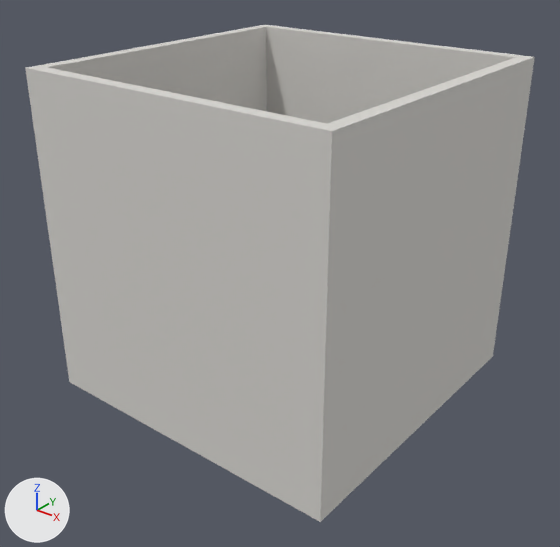
The glTF model Assets/Export/grande_salle.glb, before and after one commit.
Before and after are seen from a camera (50 mm lens) standing at (337.0, -430.0, 353.0) and looking at (5.0, -15.0, 95.0). The lights are fixed; the arrows at lower left show +X, +Y and +Z. The older version comes first. Vertices at exactly the same position are counted once.

In view in the first picture: 'Grande_salle'.
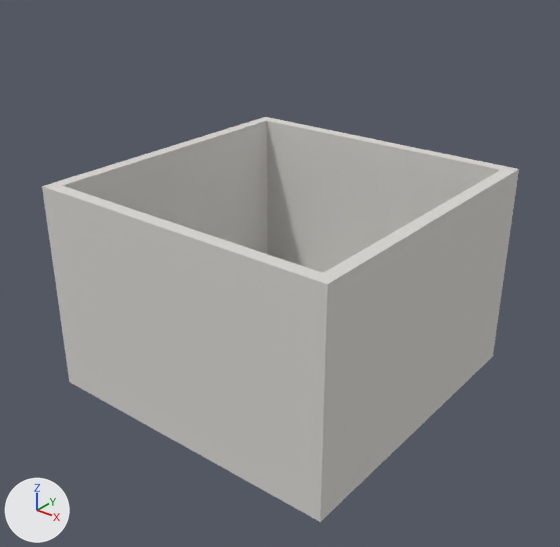
What differs and where, as boxes (x1, y1, x2, y2) in the pictures (560 x 547 px; the box of a moved part takes in the faces that stretch with it):
'Grande_salle', reshaped (6% narrower, 18% shorter): before (25, 25, 535, 522); after (42, 117, 519, 522)
part 1 of me_mesh_0, moved or reshaped: before (25, 25, 535, 287); after (42, 117, 519, 287)

What changed in the scene script:
```text
Change me_mesh_0:
    used by ob_grande_salle; location = (0.0, 0.0, 0.0)
    remove me_mesh_0.from_pydata(...)  # 28 vertices, 60 faces; spans x -125.0..125.0, y -125.0..125.0, z 0.0..250.0
    add me_mesh_0.from_pydata(...)  # 32 vertices, 60 faces; spans x -125.0..125.0, y -125.0..125.0, z 0.0..167.0
    me_mesh_0 part 1
    12 vertices are removed from x -125.0..125.0, y -125.0..125.0, z 250.0
    44 faces are deleted
    8 vertices are added at x -125.0..125.0, y -125.0..125.0, z 10.0..167.0
    8 new vertices lie (0.0, 0.0, 157.0) away from vertices in x -125.0..125.0, y -115.0..115.0, z 10.0
    44 new faces join them
```
